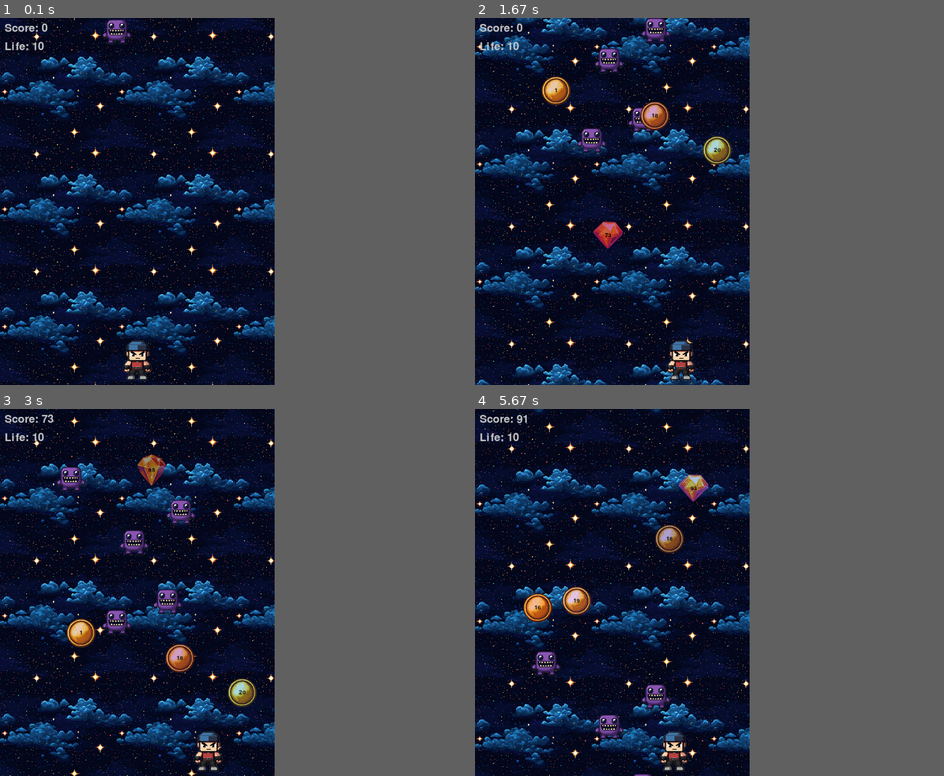
Above: before the commit, frames 1-4 (two rows, left to right).
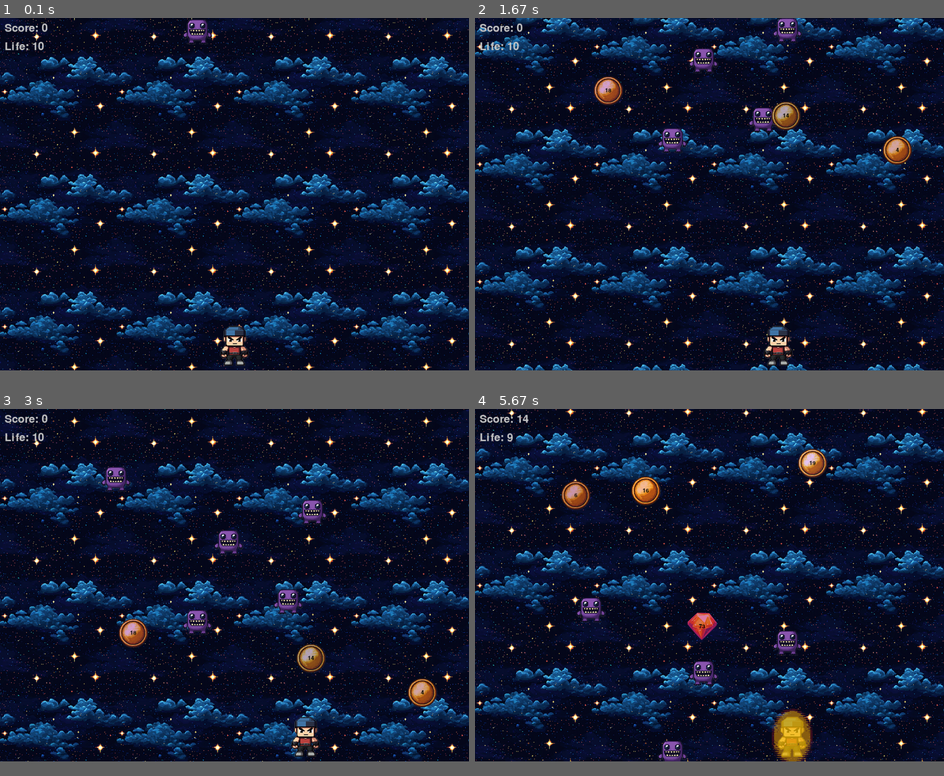
Above: after the commit, the same moments.

Repository: imigueldiaz/hero-monsters-pygame
Game: pygame game, started from run_game.py
Same seed, same stepped clock (60 frames per second), same inputs: the game is played once before the commit and once after it.
Inputs:
- Up to frame 1 (0.1 s): no input
- Up to frame 2 (1.67 s): hold Right 0.33-0.8 s; hold Right 0.83-1.3 s; hold Left from 1.33 s (still down)
- Up to frame 3 (3 s): release Left at 1.87 s; hold Left 1.9-2.3 s; hold Right 2.33-2.97 s
- Up to frame 4 (5.67 s): hold Left 3-3.47 s; hold Right 3.5-3.97 s; hold Right 4-4.47 s; hold Left 4.5-5.03 s
In our replay, the window is 527x703 before the commit and 900x675 after it. These sizes can differ from the game's own. Grey fills any space a smaller window leaves; there, only what the larger window draws over its background counts as a difference.

The runs differ from the first frame. In frame 1, 13% of the frame differs, in the area x 0-100%, y 0-100%; in frame 2, 17%; in frame 3, 16%; in frame 4, 38%.

Commit message:
Update flame ripple effect and hero mask visuals

Diff:
--- a/src/heromonsters.py
+++ b/src/heromonsters.py
@@ -6,7 +6,7 @@
 from entities import Hero, Monster, Coin, GameObjectType, Jewel
 
 # --- Constants ---
-WINDOW_WIDTH, WINDOW_HEIGHT = 600, 800
+WINDOW_WIDTH, WINDOW_HEIGHT = 1024, 768
 FPS = 50
 HERO_SPEED = 5
 MONSTER_SPEED = 3
@@ -20,8 +20,8 @@
 # --- Colors ---
 BLACK = (0, 0, 0)
 WHITE = (200, 200, 200)
-GOLDENTRANS = (255, 215, 0, 50)
-REDFIRETRANS = (255, 36,0,40)
+GOLDENTRANS = (255, 215, 0, 100)
+REDFIRETRANS = (178, 34, 34, 80)
 
 # --- Paths ---
 BASE_PATH = os.path.dirname(__file__)
@@ -140,14 +140,18 @@
         life_text = pygame.font.Font(None, FONT_SIZE).render(f"Life: {self.hero.life}", True, WHITE)
         self.screen.blit(life_text, (10, 50))
 
-    def apply_ripple(self, surface, amplitude, frequency, speed, offset):
-        """Apply a horizontal ripple effect to the given surface."""
+    def apply_flame_ripple(self, surface, base_amplitude, frequency, speed, offset):
+        """Apply a flame-like ripple effect to the given surface."""
         width, height = surface.get_size()
         new_surface = pygame.Surface((width, height), pygame.SRCALPHA)
 
         for y in range(height):
-            # Calculate horizontal distortion using a sine wave
-            distortion = int(amplitude * math.sin(2 * math.pi * frequency * (y / height) + offset))
+            # Add randomness to the amplitude to create more flame-like behavior
+            amplitude_variation = base_amplitude + random.uniform(-5, 5)  # Random variation for flame effect
+            wave = math.sin(frequency * y + offset)  # Wave distortion
+
+            # Add randomness to simulate the chaotic nature of flames
+            distortion = int(amplitude_variation * wave * math.cos(speed * offset + random.uniform(-0.2, 0.2)))
 
             for x in range(width):
                 # Make sure the distortion doesn't go out of bounds
@@ -161,15 +165,18 @@
 
         return new_surface
 
+
     def blink_hero(self):
-        # Create a mask from the hero image
+        # Create a mask from the hero image (only the non-transparent pixels will be considered)
         mask = pygame.mask.from_surface(self.hero_image)
-        mask_surface = mask.to_surface(setcolor=GOLDENTRANS, unsetcolor=(0, 0, 0, 0))  # Golden mask
+
+        # Create a surface from the mask where only non-transparent pixels will be highlighted
+        mask_surface = mask.to_surface(setcolor=GOLDENTRANS, unsetcolor=(0, 0, 0, 0))  # Golden mask for visible pixels
 
         # Ripple effect variables
-        ripple_amplitude = 20 # Smaller distortion for a subtle ripple effect
+        ripple_amplitude = 20  # Smaller distortion for a subtle ripple effect
         ripple_frequency = 30  # Adjust the number of ripples
-        ripple_speed = 0.2  # Speed of ripple movement
+        ripple_speed = 0.6  # Speed of ripple movement
         ripple_offset = pygame.time.get_ticks() * ripple_speed  # Animate the ripple over time
 
         # Create halo surfaces (one for golden, one for red)
@@ -182,8 +189,8 @@
         pygame.draw.ellipse(halo_surface_red, REDFIRETRANS, halo_surface_red.get_rect())  # Red flaming halo
 
         # Apply the ripple effect to both halos
-        halo_surface_golden_rippled = self.apply_ripple(halo_surface_golden, ripple_amplitude, ripple_frequency, ripple_speed, ripple_offset)
-        halo_surface_red_rippled = self.apply_ripple(halo_surface_red, ripple_amplitude * 2, ripple_frequency, ripple_speed, ripple_offset)
+        halo_surface_golden_rippled = self.apply_flame_ripple(halo_surface_golden, ripple_amplitude, ripple_frequency, ripple_speed, ripple_offset)
+        halo_surface_red_rippled = self.apply_flame_ripple(halo_surface_red, ripple_amplitude, ripple_frequency, ripple_speed, ripple_offset)
 
         # Position the halos behind the hero
         golden_halo_rect = halo_surface_golden_rippled.get_rect(center=self.hero.rect.center)
@@ -191,14 +198,16 @@
 
         # Blinking effect (both halos blink at the same time)
         if pygame.time.get_ticks() % 1000 < 500:
-            self.screen.blit(mask_surface, self.hero.rect)
+            # Draw the mask only where non-transparent pixels exist
+            self.screen.blit(mask_surface, self.hero.rect.topleft)
         else:
             # Blit the red halo first, then the golden halo, then the hero image
             self.screen.blit(halo_surface_red_rippled, red_halo_rect)     # Red flaming halo with ripple
             self.screen.blit(halo_surface_golden_rippled, golden_halo_rect)  # Golden halo with ripple
-            self.screen.blit(mask_surface, self.hero.rect)        # Hero mask with golden color
+            self.screen.blit(mask_surface, self.hero.rect.topleft)        # Hero mask with golden color
 
         pygame.display.flip()
+
 
 
 
@@ -279,9 +288,14 @@
                         self.coins.add(coin)
                         self.all_sprites.add(coin)
 
-                if len(self.jewels) < MAX_JEWELS and random.random() < 0.05:
+                if len(self.jewels) < MAX_JEWELS and random.random() < 0.005:
                     jewel = self.create_jewel()
-                    if not pygame.sprite.spritecollideany(jewel, self.jewels) and not pygame.sprite.spritecollideany(jewel, self.coins) and not pygame.sprite.spritecollideany(jewel, self.monsters):
+
+                    if all(
+                        not pygame.sprite.spritecollideany(jewel, group)
+                        for group in [self.jewels, self.coins, self.monsters]
+                    ):
+
                         self.jewels.add(jewel)
                         self.all_sprites.add(jewel)
 
